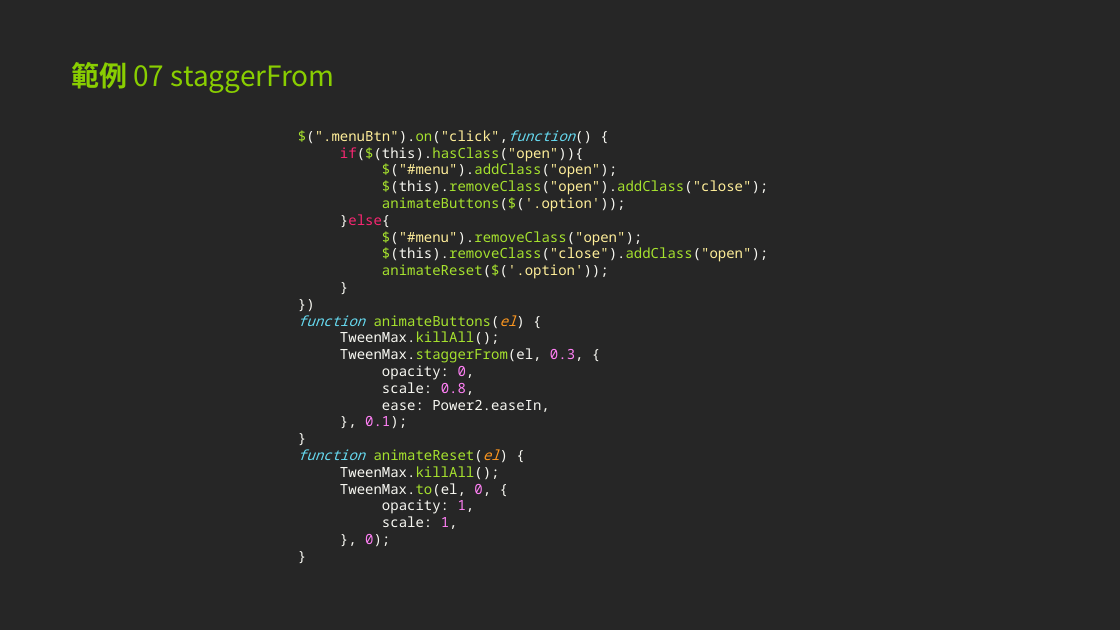
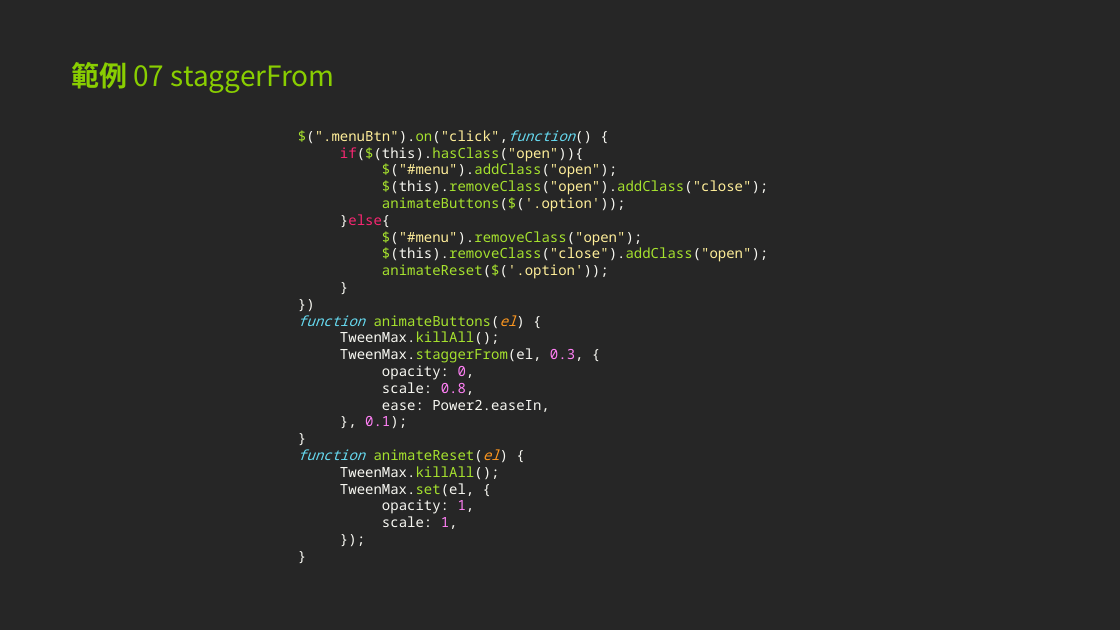
Before and after one commit to pgkusn/TweenMax_course_example, a slide deck: slide 37 of JavaScript ＆ TweenMax 動態特效速成實戰.pptx. Drawn at 1120x630 pixels with LibreOffice and Linux fonts; fonts in the diff are those of the drawing. Boxes give left, top, right and bottom in pixels: in the first picture for what was removed or moved away, otherwise in the second. Text is boxed around its words. In the diff, an @@ line names an element or a change of style, - is before the commit and + after.

Commit message:
add set text

```diff
--- a/JavaScript ＆ TweenMax 動態特效速成實戰.pptx
+++ b/JavaScript ＆ TweenMax 動態特效速成實戰.pptx
@@ text at bbox=[340, 483, 474, 496]: text changed @@
-  TweenMax.to(el, 0, {
+  TweenMax.set(el, {
@@ text at bbox=[365, 534, 390, 547]: text changed @@
-  }, 0);
+  });
```
